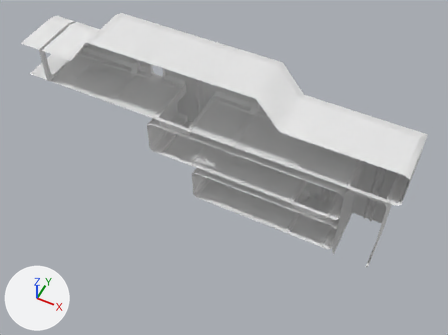
What one commit did to the OBJ model Assets/Resources/Models/Level/Tutorial_Top_Merged.obj.
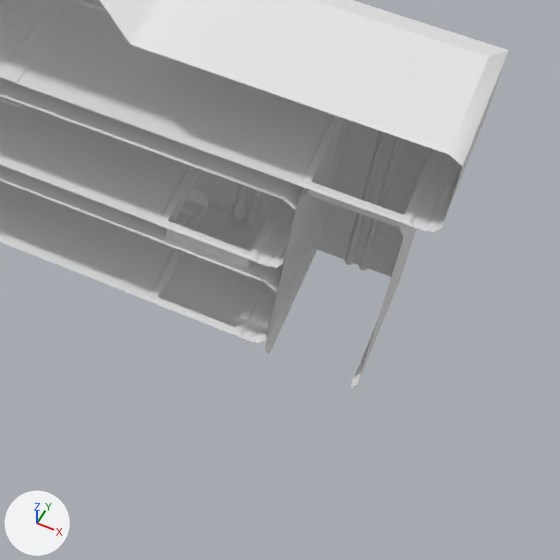
There are two pictures of each version: one whole from a 50 mm camera at (18.8, -40.1, 40.9) aimed at (-1.4, 0.3, -9.5), one close up on the part from 51% to 100% of the width and 34% to 100% of the height. The axes (+X, +Y, +Z) are drawn at lower left. The lights are the same throughout. Where no turn or scale is listed for an object, it has been applied to the vertices.

Before the edit, the objects in view are built like this:
```python
me_tutorial_top_merged = bpy.data.meshes.new('Tutorial_Top_Merged')
me_tutorial_top_merged.from_pydata(...)  # 1353 vertices, 1159 faces; spans x -23.0..17.5, y -3.0..3.1, z -12.8..5.0
ob_tutorial_top_merged = bpy.data.objects.new('Tutorial_Top_Merged', me_tutorial_top_merged)
ob_tutorial_top_merged.location = (0.0, 0.0, 0.0)
```
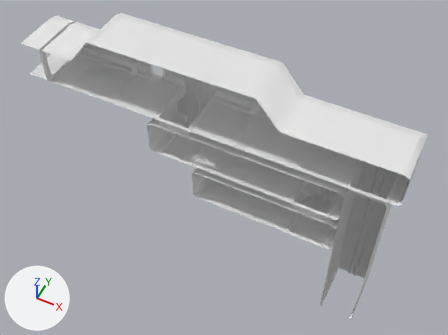
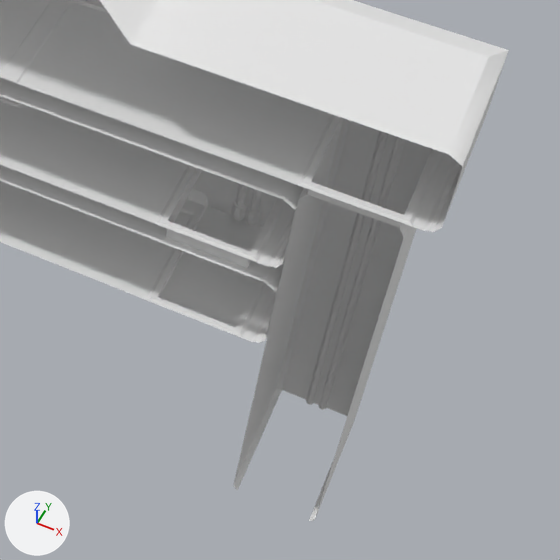
Where the change shows, as pixel boxes [x1, y1, x2, y2] in the close-ups (560 x 560 px; the box of a moved part takes in the faces that stretch with it):
'Tutorial_Top_Merged', reshaped: before [0, 0, 509, 387]; after [0, 0, 509, 521]
part 1 of me_tutorial_top_merged, moved or reshaped: before [265, 118, 432, 387]; after [233, 118, 432, 521]

Edits to the bpy script that builds the scene:
```text
Change me_tutorial_top_merged:
    used by ob_tutorial_top_merged; location = (0.0, 0.0, 0.0)
    remove me_tutorial_top_merged.from_pydata(...)  # 1353 vertices, 1159 faces; spans x -23.0..17.5, y -3.0..3.1, z -12.8..5.0
    add me_tutorial_top_merged.from_pydata(...)  # 1353 vertices, 1159 faces; spans x -23.0..17.5, y -3.0..3.1, z -23.4..5.0
    me_tutorial_top_merged part 1
    22 vertices are removed from x 12.6..16.4, y -3.0..3.1, z -12.5..-12.2
    21 faces are deleted
    4 vertices are added at (12.8, 3.0, -23.4), (16.2, 3.0, -23.4), (16.2, -3.0, -23.4), (12.8, -3.0, -23.4)
    12 new vertices lie (0.0, 0.0, -20.9) away from vertices in x 14.0..15.0, y 2.8..3.1, z -2.5
    6 new vertices lie (0.0, 0.0, -20.4) away from vertices in x 12.6..16.4, y -3.0..3.0, z -2.8
    21 new faces join them
```
